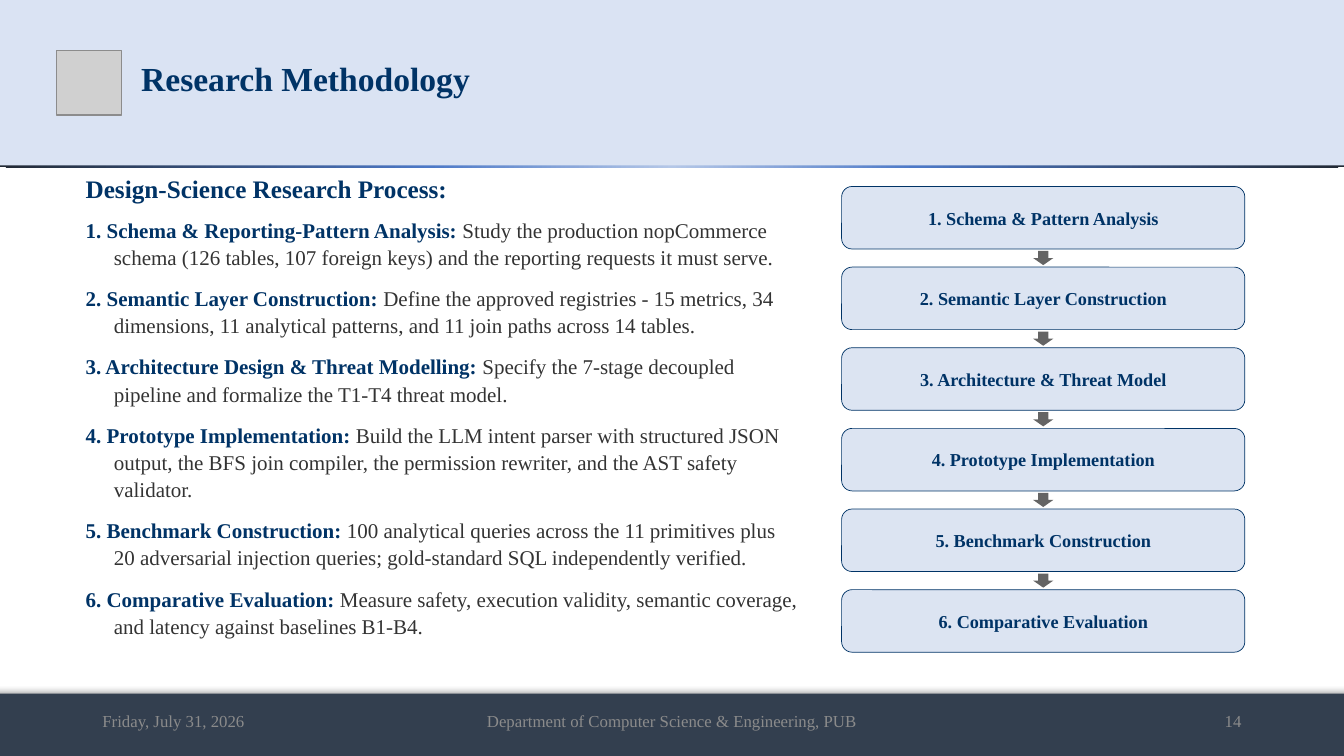
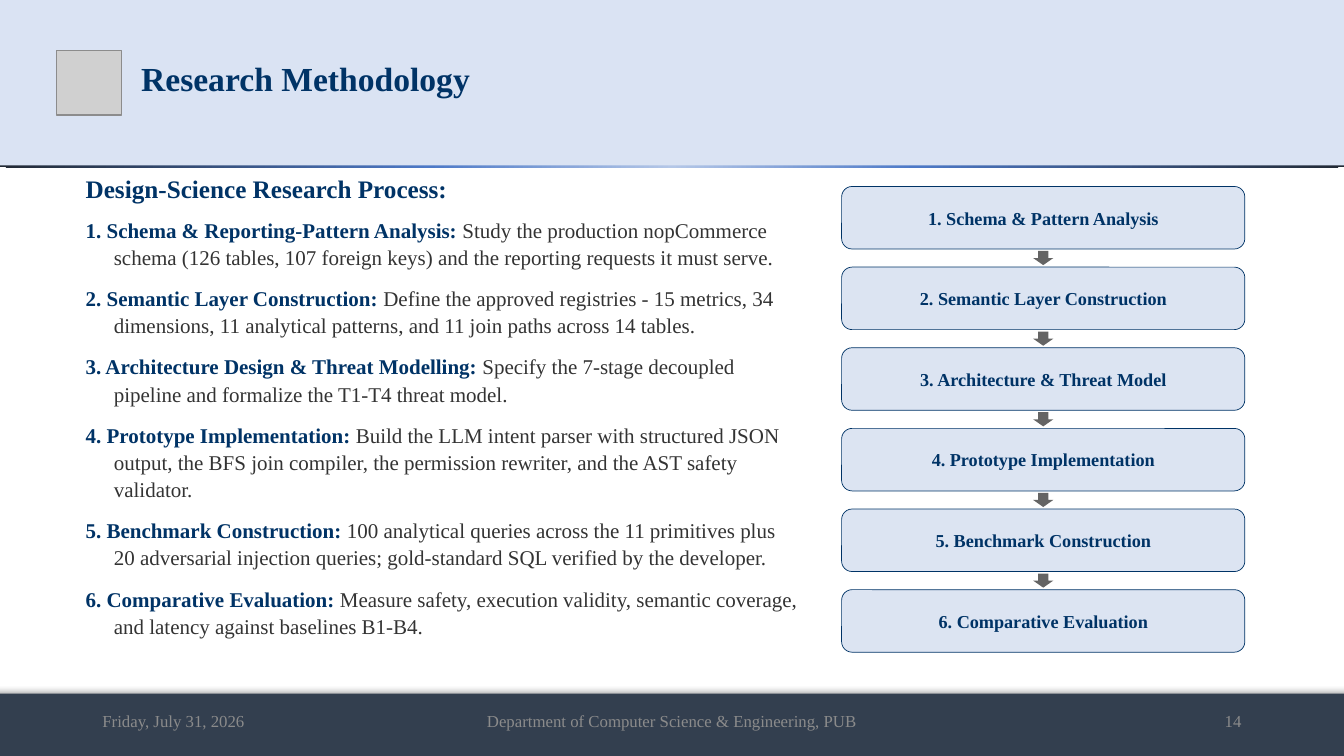
Before and after one commit to md-riaz/AEGIS-Research, a slide deck: slide 14 of docs/scripts/Md_Riaz_Mid_Defense_Final_0322310105101024.pptx. Drawn at 1344x756 pixels with LibreOffice and Linux fonts; fonts in the diff are those of the drawing; grey boxes stand for pictures. Boxes give left, top, right and bottom in pixels: in the first picture for what was removed or moved away, otherwise in the second. Text is boxed around its words. In the diff, an @@ line names an element or a change of style, - is before the commit and + after.

```diff
--- a/docs/scripts/Md_Riaz_Mid_Defense_Final_0322310105101024.pptx
+++ b/docs/scripts/Md_Riaz_Mid_Defense_Final_0322310105101024.pptx
@@ text at <box>86,523,775,570</box>: text changed @@
-5. Benchmark Construction: 100 analytical queries across the 11 primitives plus 20 adversarial injection queries; gold-standard SQL independently verified.
+5. Benchmark Construction: 100 analytical queries across the 11 primitives plus 20 adversarial injection queries; gold-standard SQL verified by the developer.
```
Also in this commit, not shown: 21 other slides changed, 1 slide removed, 1 other file.
